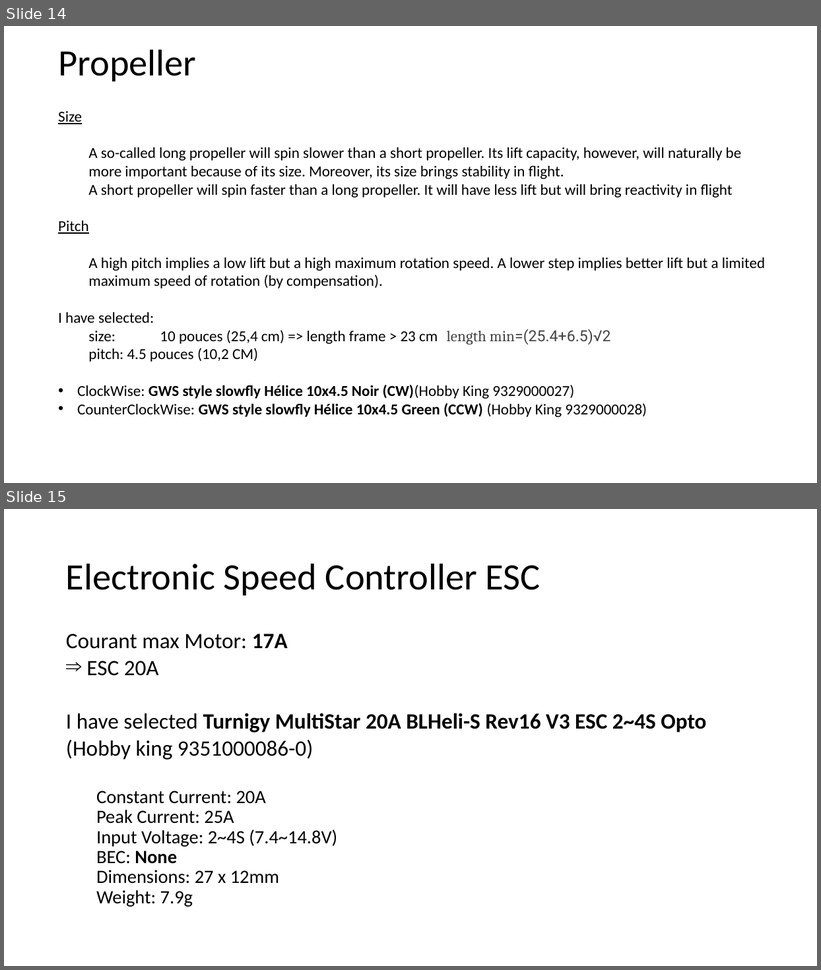
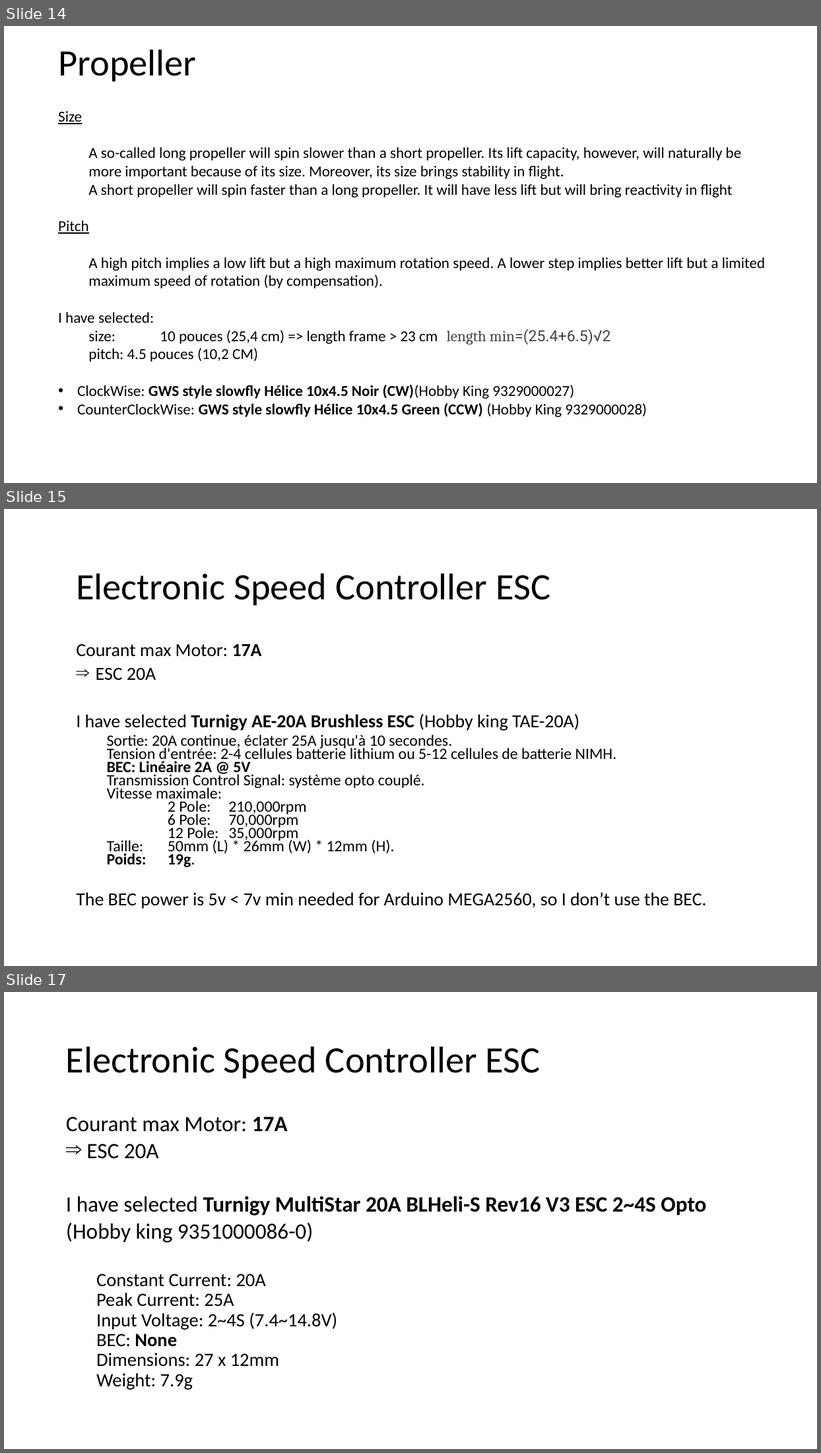
Before and after one commit to RobotEdh/RobotMicroControl, a slide deck: libraries/Diagramm Drone.pptx. Shown one above the other, each under a label of ours: slides 14 and 15 before the commit, slides 14, 15 and 17 after it; the slides between them are not shown. The pictures are 821x970 and 821x1453 pixels, drawn with LibreOffice and Linux fonts; fonts in the diff are those of the drawing. Boxes give left, top, right and bottom in pixels: in the first picture for what was removed or moved away, otherwise in the second. Text is boxed around its words. In the diff, an @@ line names an element or a change of style, - is before the commit and + after.

```diff
--- a/libraries/Diagramm Drone.pptx
+++ b/libraries/Diagramm Drone.pptx
@@ slide 15 added at bbox=[4, 509, 817, 966], background #FFFFFF @@
@@ text added at bbox=[76, 573, 550, 605], 44 pt, text #000000 @@
+Electronic Speed Controller ESC
@@ text added at bbox=[76, 644, 706, 909], 18.6 pt, text #000000 @@
+Courant max Motor: 17A
+⇒ ESC 20A
+I have selected Turnigy AE-20A Brushless ESC (Hobby king TAE-20A)
+  Sortie: 20A continue, éclater 25A jusqu'à 10 secondes.
+  Tension d'entrée: 2-4 cellules batterie lithium ou 5-12 cellules de batterie NIMH.
+  BEC: Linéaire 2A @ 5V
+  Transmission Control Signal: système opto couplé.
+  Vitesse maximale:
+  2 Pole: 210,000rpm
+  6 Pole: 70,000rpm
+  12 Pole: 35,000rpm
+  Taille: 50mm (L) * 26mm (W) * 12mm (H).
+  Poids: 19g.
+The BEC power is 5v < 7v min needed for Arduino MEGA2560, so I don’t use the BEC.
@@ what was slide 15 is now slide 17 @@
```
Also in this commit, not shown: 2 slides changed, 1 other slide added, 2 other files.
